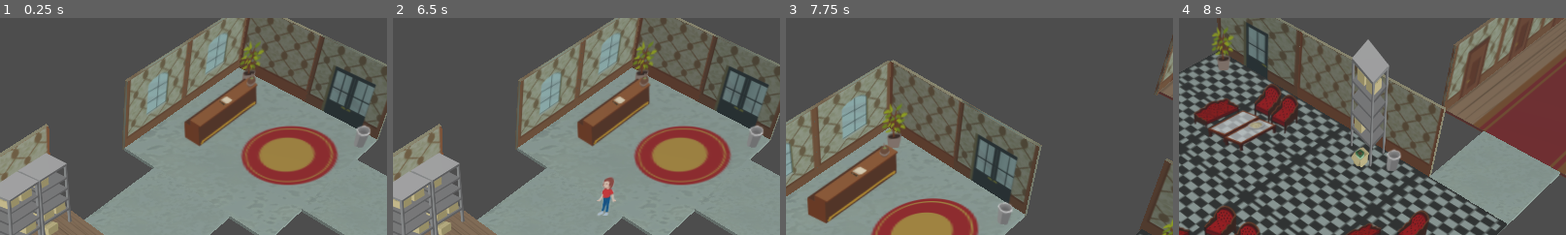
Above: before the commit, frames 1-4 (left to right).
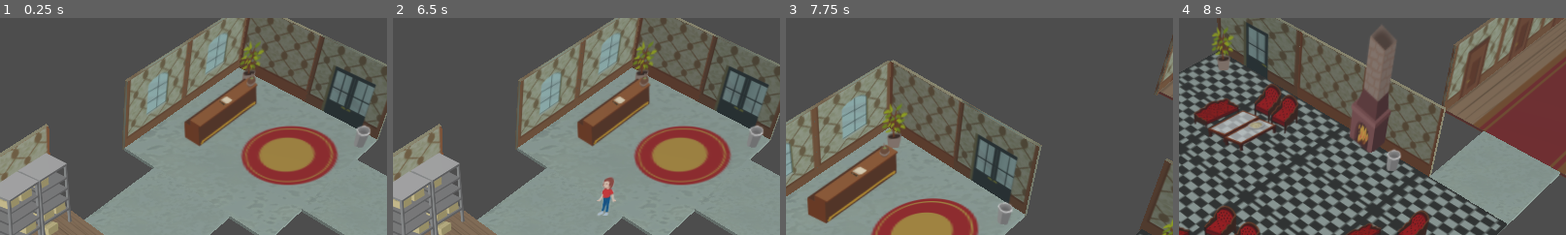
Above: after the commit, the same moments.

Repository: brandonamv/Murder_GameJam
Game: Godot game, scene res://main.tscn
Two runs of this game, one before a commit and one after it. Both use one fixed random seed, a clock stepped at 60 frames per second and the inputs below.
Inputs:
- Up to frame 1 (0.25 s): no input
- Up to frame 2 (6.5 s): hold W 0.53-2.03 s; tap I (Close Open invetario) every 1.5 s from 0.6 to 5.1 s; tap Enter at 1.25, 2.75, 4.25 s; tap E (interact) every 1.5 s from 1.35 to 5.85 s; tap Space at 2, 3.5, 5 s; hold A 2.03-3.53 s; hold S 3.53-4.28 s; hold D 4.28-5.03 s; hold W 5.03-5.78 s; hold D from 5.78 s (still down)
- Up to frame 3 (7.75 s): keep holding D; tap I (Close Open invetario) at 6.6 s; tap E (interact) at 7.35 s
- Up to frame 4 (8 s): keep holding D
The pictures show only the part of the screen within x 40-90%, y 17-67%; the shares and areas given below are measured in that part.

Frames 1-3 are identical in both runs. In frame 4, 4.4% of the frame differs, in the area x 44-57%, y 3-69%.
Error in both runs: Invalid assignment of property or key 'visible' with value of type 'bool' on a base object of type 'null instance'. (res://player.gd:46)

Commit message:
mapa completado

Diff:
--- a/main.tscn
+++ b/main.tscn
@@ -26,6 +26,7 @@
 [ext_resource type="Texture2D" uid="uid://b60uhaevumtnn" path="res://assets/Tile Assets/Armchair.png" id="23_2moxu"]
 [ext_resource type="Texture2D" uid="uid://bpvnblwis8eri" path="res://assets/Tile Assets/Armchair Dobble.png" id="24_64y0e"]
 [ext_resource type="Texture2D" uid="uid://cvg8tmwe1iixg" path="res://assets/Tile Assets/Mate.png" id="25_cakbb"]
+[ext_resource type="Texture2D" uid="uid://7c8q2uywilt" path="res://assets/Tile Assets/Chimenea_copia.png" id="26_rk5ft"]
 [ext_resource type="Texture2D" uid="uid://cgc276kw2rc6i" path="res://assets/Tile Assets/Arepas.png" id="26_v3vkv"]
 [ext_resource type="Texture2D" uid="uid://d1l6rlrikqwar" path="res://assets/Tile Assets/Baño.png" id="27_j3dhp"]
 [ext_resource type="Texture2D" uid="uid://jbywxdh2r23q" path="res://assets/Tile Assets/Inodoro.png" id="28_yjwiq"]
@@ -182,7 +183,7 @@
 [node name="Node3D" type="Node3D"]
 
 [node name="Camera3D" type="Camera3D" parent="."]
-transform = Transform3D(-3.8085e-08, -0.688253, 0.72547, -2.14528e-08, 0.72547, 0.688253, -1, 1.06488e-08, -4.23945e-08, 36, 30.561, -39)
+transform = Transform3D(-3.8085e-08, -0.688253, 0.72547, -2.14528e-08, 0.72547, 0.688253, -1, 1.06488e-08, -4.23945e-08, 44, 30.561, -16)
 environment = SubResource("Environment_hg0hl")
 fov = 31.2175
 
@@ -1093,8 +1094,8 @@
 collision_mask = 4
 
 [node name="Sprite3D" type="Sprite3D" parent="Objetos/Lounge/Chimenea"]
-transform = Transform3D(-0.10969, -0.599824, -0.987086, -0.108651, 4.02001, -0.143508, 1.7402, 0.213184, -0.0711786, 0.51653, 3.64137, -0.399025)
-texture = ExtResource("7_5vm0g")
+transform = Transform3D(-0.252272, 0.647822, 0.976634, 0.0862437, 4.01681, -0.153541, -1.72657, 0.105989, -0.150367, 0.51653, 3.06643, -0.399025)
+texture = ExtResource("26_rk5ft")
 
 [node name="CollisionShape3D" type="CollisionShape3D" parent="Objetos/Lounge/Chimenea"]
 transform = Transform3D(1, 0, 0, 0, 1, 0, 0, 0, 1, 0.611877, 0, 0.400452)
Binary file added: assets/Tile Assets/Chimenea_copia.png
Not shown, added: assets/Tile Assets/Chimenea_copia.png.import
Not shown: 1 places in main.tscn that only renumber resources
